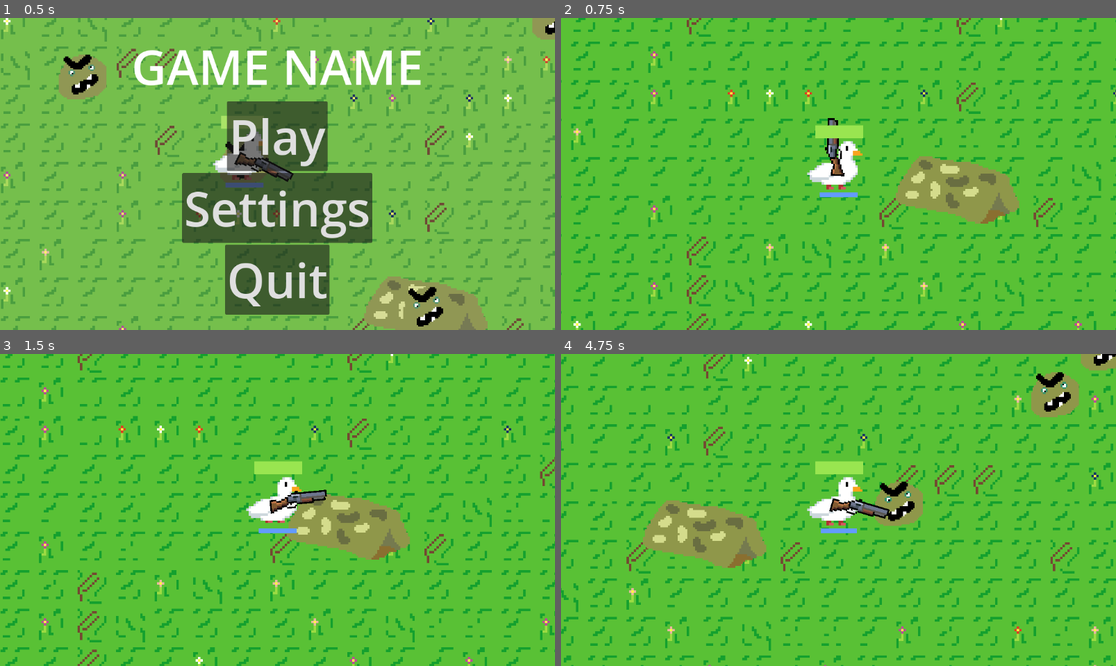
Above: before the commit, frames 1-4 (two rows, left to right).
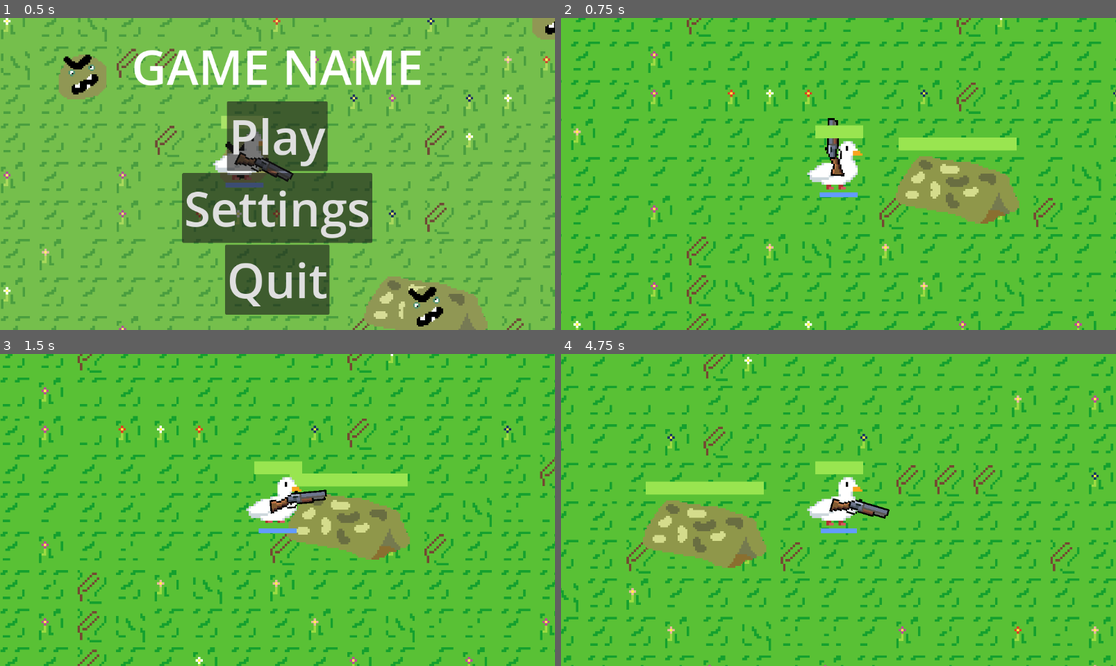
Above: after the commit, the same moments.

Repository: MathiasBenoni/Wave_based_game
Game: Godot game, scene res://scenes/startscreen.tscn
Same seed, same stepped clock (60 frames per second), same inputs: the game is played once before the commit and once after it.
Inputs (mouse positions are in pixels of both pictures, inside the frame that each line leads up to):
- Up to frame 1 (0.5 s): no input
- Up to frame 2 (0.75 s): click "Play" at 0.5 s
- Up to frame 3 (1.5 s): tap Enter (enter) at 1.25, 1.35 s; move the mouse to (399, 494) at 1.27 s; hold D (move_right) from 1.28 s (still down)
- Up to frame 4 (4.75 s): move the mouse to (727, 525) at 2.02 s; release D (move_right) at 2.03 s; hold S (move_down) 2.03-2.78 s; tap Enter (enter) at 2.1, 3.05, 3.8, 4.55 s; move the mouse to (894, 441) at 2.77 s; press the mouse at (894, 441) at 2.78 s; hold D (move_right) 2.78-3.53 s; move the mouse to (810, 572) at 3.52 s; release the mouse at (810, 572) at 3.53 s; hold W (move_up) 3.53-4.28 s; tap Shift (sprint) at 3.6 s; move the mouse to (1005, 556) at 4.27 s; hold A (move_left) from 4.28 s (still down); tap Tab (test_key) at 4.35 s

Frame 1 is identical in both runs. In frame 2, 0.9% of the frame differs, in the area x 60-83%, y 38-43%; in frame 3, 0.9%; in frame 4, 3.2%, in the area x 15-100%, y 0-56%.

Commit message:
Coins are working, coin-spread

Diff:
--- a/scenes/base.tscn
+++ b/scenes/base.tscn
@@ -1,7 +1,8 @@
-[gd_scene load_steps=5 format=3 uid="uid://bvj3m373d5jtt"]
+[gd_scene load_steps=6 format=3 uid="uid://bvj3m373d5jtt"]
 
 [ext_resource type="Script" uid="uid://cgk05dgueqyce" path="res://scripts/base.gd" id="1_0k4gx"]
 [ext_resource type="Texture2D" uid="uid://cbnjhmbotomf3" path="res://assets/sprites/base/base_1.png" id="1_f4aa5"]
+[ext_resource type="Texture2D" uid="uid://cli5twyfbuk57" path="res://assets/sprites/character/healthbar_placeholder.png" id="3_t45w4"]
 
 [sub_resource type="SpriteFrames" id="SpriteFrames_67wly"]
 animations = [{
@@ -30,4 +31,23 @@
 position = Vector2(0, -0.5)
 shape = SubResource("RectangleShape2D_vqemj")
 
+[node name="health" type="TextureProgressBar" parent="."]
+z_index = -1
+anchors_preset = 8
+anchor_left = 0.5
+anchor_top = 0.5
+anchor_right = 0.5
+anchor_bottom = 0.5
+offset_left = -125.0
+offset_top = -111.0
+offset_right = 120.0
+offset_bottom = -84.0
+grow_horizontal = 2
+grow_vertical = 2
+size_flags_vertical = 8
+value = 100.0
+fill_mode = 6
+nine_patch_stretch = true
+texture_progress = ExtResource("3_t45w4")
+
 [connection signal="body_entered" from="." to="." method="_on_body_entered"]
--- a/scenes/coin.tscn
+++ b/scenes/coin.tscn
@@ -32,6 +32,7 @@
 height = 18.0
 
 [node name="coin" type="Area2D"]
+collision_layer = 64
 script = ExtResource("1_klb0y")
 
 [node name="AnimatedSprite2D" type="AnimatedSprite2D" parent="."]
@@ -42,7 +43,7 @@
 shape = SubResource("CapsuleShape2D_lyxco")
 
 [node name="timeout" type="Timer" parent="."]
-wait_time = 6.0
+wait_time = 0.5
 
 [connection signal="body_entered" from="." to="." method="_on_body_entered"]
 [connection signal="timeout" from="timeout" to="." method="_on_timeout_timeout"]
--- a/scenes/main.tscn
+++ b/scenes/main.tscn
@@ -6,6 +6,7 @@
 [ext_resource type="Texture2D" uid="uid://yctf4fqs4642" path="res://assets/sprites/shop/shop_prototype.png" id="5_tbgi4"]
 [ext_resource type="Texture2D" uid="uid://b4ibq8jw0f528" path="res://assets/sprites/coins/ground1.png" id="5_u0103"]
 [ext_resource type="Texture2D" uid="uid://cxxav8huwpjb5" path="res://assets/sprites/character/placeholder.png" id="6_tefeu"]
+[ext_resource type="Texture2D" uid="uid://du1c114rtldgx" path="res://assets/sprites/coins/ash.png" id="7_o6xl0"]
 
 [sub_resource type="TileSetAtlasSource" id="TileSetAtlasSource_jyhfs"]
 texture = ExtResource("5_u0103")
@@ -151,7 +152,6 @@
 
 [node name="shop" type="CanvasLayer" parent="player"]
 layer = 2
-visible = false
 
 [node name="TextureRect" type="TextureRect" parent="player/shop"]
 z_index = -1
@@ -199,15 +199,17 @@
 
 [node name="VBoxContainer2" type="VBoxContainer" parent="player/shop/VBoxContainer"]
 layout_mode = 2
-size_flags_horizontal = 4
-
-[node name="TextureRect" type="TextureRect" parent="player/shop/VBoxContainer/VBoxContainer2"]
+size_flags_horizontal = 3
+
+[node name="VBoxContainer" type="VBoxContainer" parent="player/shop/VBoxContainer/VBoxContainer2"]
+layout_mode = 2
+size_flags_horizontal = 4
+size_flags_vertical = 3
+
+[node name="TextureRect" type="TextureRect" parent="player/shop/VBoxContainer/VBoxContainer2/VBoxContainer"]
 layout_mode = 2
 size_flags_vertical = 3
 texture = ExtResource("6_tefeu")
-
-[node name="VBoxContainer" type="VBoxContainer" parent="player/shop/VBoxContainer/VBoxContainer2"]
-layout_mode = 2
 
 [node name="upgrade2" type="Button" parent="player/shop/VBoxContainer/VBoxContainer2/VBoxContainer"]
 z_index = 1
@@ -217,17 +219,18 @@
 
 [node name="VBoxContainer3" type="VBoxContainer" parent="player/shop/VBoxContainer"]
 layout_mode = 2
-size_flags_horizontal = 4
-
-[node name="TextureRect" type="TextureRect" parent="player/shop/VBoxContainer/VBoxContainer3"]
+size_flags_horizontal = 6
+
+[node name="VBoxContainer" type="VBoxContainer" parent="player/shop/VBoxContainer/VBoxContainer3"]
+layout_mode = 2
+size_flags_horizontal = 4
+size_flags_vertical = 3
+
+[node name="TextureRect" type="TextureRect" parent="player/shop/VBoxContainer/VBoxContainer3/VBoxContainer"]
 layout_mode = 2
 size_flags_vertical = 3
 texture = ExtResource("6_tefeu")
 
-[node name="VBoxContainer" type="VBoxContainer" parent="player/shop/VBoxContainer/VBoxContainer3"]
-layout_mode = 2
-size_flags_horizontal = 4
-
 [node name="upgrade3" type="Button" parent="player/shop/VBoxContainer/VBoxContainer3/VBoxContainer"]
 layout_mode = 2
 theme_override_font_sizes/font_size = 50
@@ -235,20 +238,48 @@
 
 [node name="VBoxContainer4" type="VBoxContainer" parent="player/shop/VBoxContainer"]
 layout_mode = 2
-
-[node name="TextureRect" type="TextureRect" parent="player/shop/VBoxContainer/VBoxContainer4"]
+size_flags_horizontal = 6
+
+[node name="VBoxContainer" type="VBoxContainer" parent="player/shop/VBoxContainer/VBoxContainer4"]
+layout_mode = 2
+size_flags_horizontal = 4
+size_flags_vertical = 3
+
+[node name="TextureRect" type="TextureRect" parent="player/shop/VBoxContainer/VBoxContainer4/VBoxContainer"]
 layout_mode = 2
 size_flags_vertical = 3
 texture = ExtResource("6_tefeu")
 
-[node name="VBoxContainer" type="VBoxContainer" parent="player/shop/VBoxContainer/VBoxContainer4"]
-layout_mode = 2
-size_flags_horizontal = 4
-
 [node name="upgrade4" type="Button" parent="player/shop/VBoxContainer/VBoxContainer4/VBoxContainer"]
 layout_mode = 2
 theme_override_font_sizes/font_size = 50
 text = "Test4"
+
+[node name="VBoxContainer2" type="VBoxContainer" parent="player/shop"]
+anchors_preset = 2
+anchor_top = 1.0
+anchor_bottom = 1.0
+offset_left = 7.0
+offset_top = -156.0
+offset_right = 262.0
+offset_bottom = -19.0
+grow_vertical = 0
+size_flags_horizontal = 0
+
+[node name="HBoxContainer" type="HBoxContainer" parent="player/shop/VBoxContainer2"]
+layout_mode = 2
+size_flags_horizontal = 4
+
+[node name="TextureRect" type="TextureRect" parent="player/shop/VBoxContainer2/HBoxContainer"]
+layout_mode = 2
+texture = ExtResource("7_o6xl0")
+expand_mode = 3
+
+[node name="coins" type="Label" parent="player/shop/VBoxContainer2/HBoxContainer"]
+layout_mode = 2
+theme_override_colors/font_color = Color(0, 0, 0, 1)
+theme_override_font_sizes/font_size = 100
+text = "0"
 
 [node name="post_wave" type="CanvasLayer" parent="player"]
 visible = false
@@ -280,7 +311,7 @@
 
 [connection signal="pressed" from="player/esc_menu/VBoxContainer/HBoxContainer2/Continue" to="." method="_on_continue_pressed"]
 [connection signal="pressed" from="player/esc_menu/VBoxContainer/HBoxContainer4/quit" to="." method="_on_quit_pressed"]
-[connection signal="pressed" from="player/shop/VBoxContainer/VBoxcontainer/VBoxContainer/upgrade1" to="." method="_on_upgrade_3_pressed"]
+[connection signal="pressed" from="player/shop/VBoxContainer/VBoxcontainer/VBoxContainer/upgrade1" to="." method="_on_upgrade_1_pressed"]
 [connection signal="pressed" from="player/shop/VBoxContainer/VBoxContainer2/VBoxContainer/upgrade2" to="." method="_on_upgrade_2_pressed"]
 [connection signal="pressed" from="player/shop/VBoxContainer/VBoxContainer3/VBoxContainer/upgrade3" to="." method="_on_upgrade_3_pressed"]
 [connection signal="pressed" from="player/shop/VBoxContainer/VBoxContainer4/VBoxContainer/upgrade4" to="." method="_on_upgrade_4_pressed"]
--- a/scenes/main_character/gun.tscn
+++ b/scenes/main_character/gun.tscn
@@ -24,7 +24,6 @@
 
 [node name="cooldown" type="Timer" parent="."]
 process_callback = 0
-wait_time = 0.001
 one_shot = true
 
 [node name="AnimatedSprite2D" type="AnimatedSprite2D" parent="."]
--- a/scripts/coin.gd
+++ b/scripts/coin.gd
@@ -1,4 +1,8 @@
 extends Area2D
+
+signal money
+
+var isColliding = false
 
 func coin():
 	pass
@@ -10,12 +14,20 @@
 	delta = delta
 	$AnimatedSprite2D.play("ash")
 
+
+
+#func _on_body_entered(body: Node2D) -> void:
+	#if body.has_method("player") and isColliding == false:
+		#queue_free()
+		#get_tree().get_root().get_node("main").coin()
+		#isColliding = true
+		#
 func _on_body_entered(body: Node2D) -> void:
 	if body.has_method("player"):
-		print("+1 coin")
-		queue_free()
+		get_tree().get_root().get_node("main").coin()
+		call_deferred("queue_free")
 
-
-
-func _on_timeout_timeout() -> void:
-	queue_free()
+	#if body.has_method("player"):
+		#queue_free()
+		##body.coin()
+		#print("+1 coin")
--- a/scripts/enemy.gd
+++ b/scripts/enemy.gd
@@ -4,6 +4,7 @@
 var base
 var target
 var coin_scene = preload("res://scenes/coin.tscn")
+var spredning = 20
 
 signal minus_life
 
@@ -47,8 +48,7 @@
 		body.queue_free()
 
 		var coin = coin_scene.instantiate()
-		coin.position = position
-		# ?
-		get_tree().get_root().get_node("main/coins").add_child(coin)
-		#emit_signal("make_coin")
+		coin.position = Vector2(position.x + randf_range(-spredning, spredning), position.y + randf_range(-spredning, spredning))
+		get_tree().get_root().get_node("main/coins").call_deferred("add_child", coin)
+
 		queue_free()
--- a/scripts/gun.gd
+++ b/scripts/gun.gd
@@ -2,9 +2,14 @@
 
 var bullet_scene = preload("res://scenes/main_character/bullet.tscn")
 
+@export var firerate := 0.5
+
+
+
 var is_hot = false
 
 func _ready() -> void:
+	$cooldown.wait_time = firerate
 	pass
 
 
--- a/scripts/main.gd
+++ b/scripts/main.gd
@@ -3,10 +3,66 @@
 
 var enemy_scene = preload("res://scenes/enemy/enemy.tscn")
 var spawn
-var number_of_enemies = 12
+var number_of_enemies = 5
 var ispostwavetrue = false
 var numberOfWaves = 0
 var startPos = Vector2(450,280)
+var numberOfCoins := 0
+
+@onready var upgrade1 = $player/shop/VBoxContainer/VBoxcontainer/VBoxContainer/upgrade1
+@onready var upgrade2 = $player/shop/VBoxContainer/VBoxcontainer/VBoxContainer/upgrade2
+@onready var upgrade3 = $player/shop/VBoxContainer/VBoxcontainer/VBoxContainer/upgrade3
+@onready var upgrade4 = $player/shop/VBoxContainer/VBoxcontainer/VBoxContainer/upgrade4
+
+
+var upgrades_list = [
+	{
+		"id": 0,
+		"name": "Speed Boost",
+		"description": "Increases movement speed by 20%",
+		"cost": 50,
+		"effect": "speed_boost"
+	},
+	{
+		"id": 1,
+		"name": "Double Jump",
+		"description": "Allows double jumping",
+		"cost": 100,
+		"effect": "double_jump"
+	},
+	{
+		"id": 2,
+		"name": "Extra Health",
+		"description": "Adds 25 health points",
+		"cost": 75,
+		"effect": "extra_health"
+	},
+	{
+		"id": 3,
+		"name": "Coin Magnet",
+		"description": "Attracts coins from farther away",
+		"cost": 80,
+		"effect": "coin_magnet"
+	},
+	{
+		"id": 4,
+		"name": "Damage Boost",
+		"description": "Increases damage by 30%",
+		"cost": 120,
+		"effect": "damage_boost"
+	},
+	{
+		"id": 5,
+		"name": "Shield",
+		"description": "Temporary invincibility",
+		"cost": 90,
+		"effect": "shield"
+	}
+]
+
+
+
+
 
 func _ready() -> void:
 
@@ -42,8 +98,9 @@
 	spawnEnemies()
 
 
+
 func spawnEnemies():
-	for n in number_of_enemies:
+	for n in number_of_enemies * round(numberOfWaves * 0.5):
 		var enemy = enemy_scene.instantiate()
 		spawn = randi_range(0, 2)
 		if spawn == 1:
@@ -65,18 +122,18 @@
 
 func _process(delta: float) -> void:
 	delta = delta
-
-
 	if $enemies.get_child_count() == 0:
-
 		post_wave()
-
-
 		if Input.is_action_just_pressed("enter"):
 			$player/post_wave.visible = false
 			ispostwavetrue = false
 			print("Shop!")
 			shop()
+
+
+
+
+
 
 
 func pause():
@@ -88,6 +145,11 @@
 		$player/esc_menu.show()
 		get_tree().paused = true
 
+
+func coin():
+	numberOfCoins += 1
+	$player/shop/VBoxContainer2/HBoxContainer/coins.text = str(numberOfCoins)
+	print("Coins: " + str(numberOfCoins))
 
 
 func minus_life():
@@ -115,10 +177,6 @@
 	get_tree().quit()
 
 
-
-
-
-
 func _on_upgrade_1_pressed() -> void:
 	print("Button 1 pressed")
 	nextWave()
--- a/scripts/player.gd
+++ b/scripts/player.gd
@@ -7,13 +7,17 @@
 
 var normal_speed = 100
 var boost_speed = 150
-
+var number_of_coins := 0
 var move_speed = 0
 
 
 func _ready() -> void:
 	move_speed = normal_speed
 	pass
+
+
+func coin():
+	get_tree().get_root().get_node("main").coin()
 
 func player():
 	pass
@@ -22,6 +26,7 @@
 
 	$camera/CanvasLayer/sprint.value = sprint
 	$camera/CanvasLayer/health.value = health
+
 
 ############ Snur spritet ####################
 
Not shown: 1 places in scenes/main.tscn that only renumber resources
